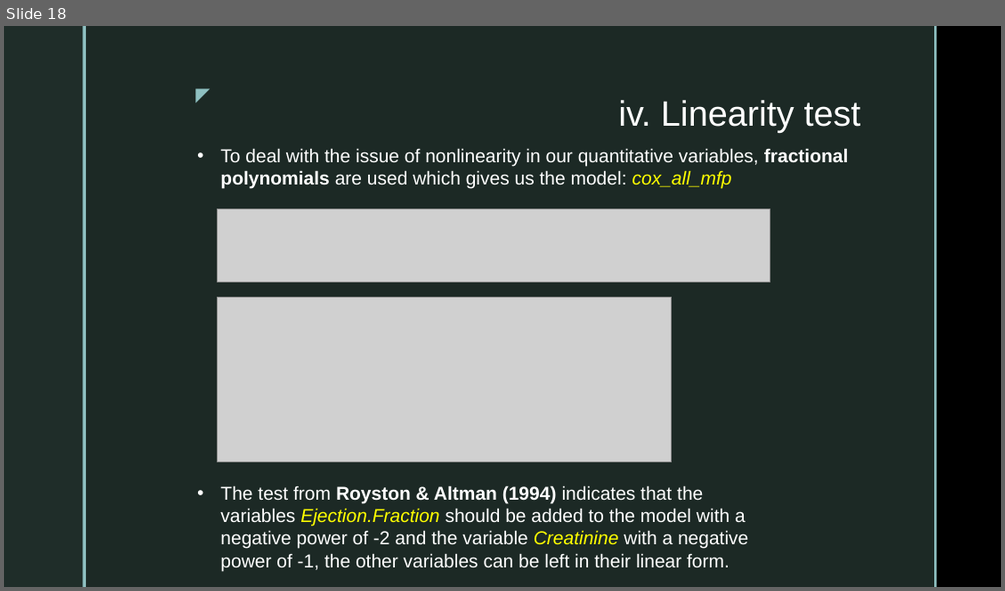
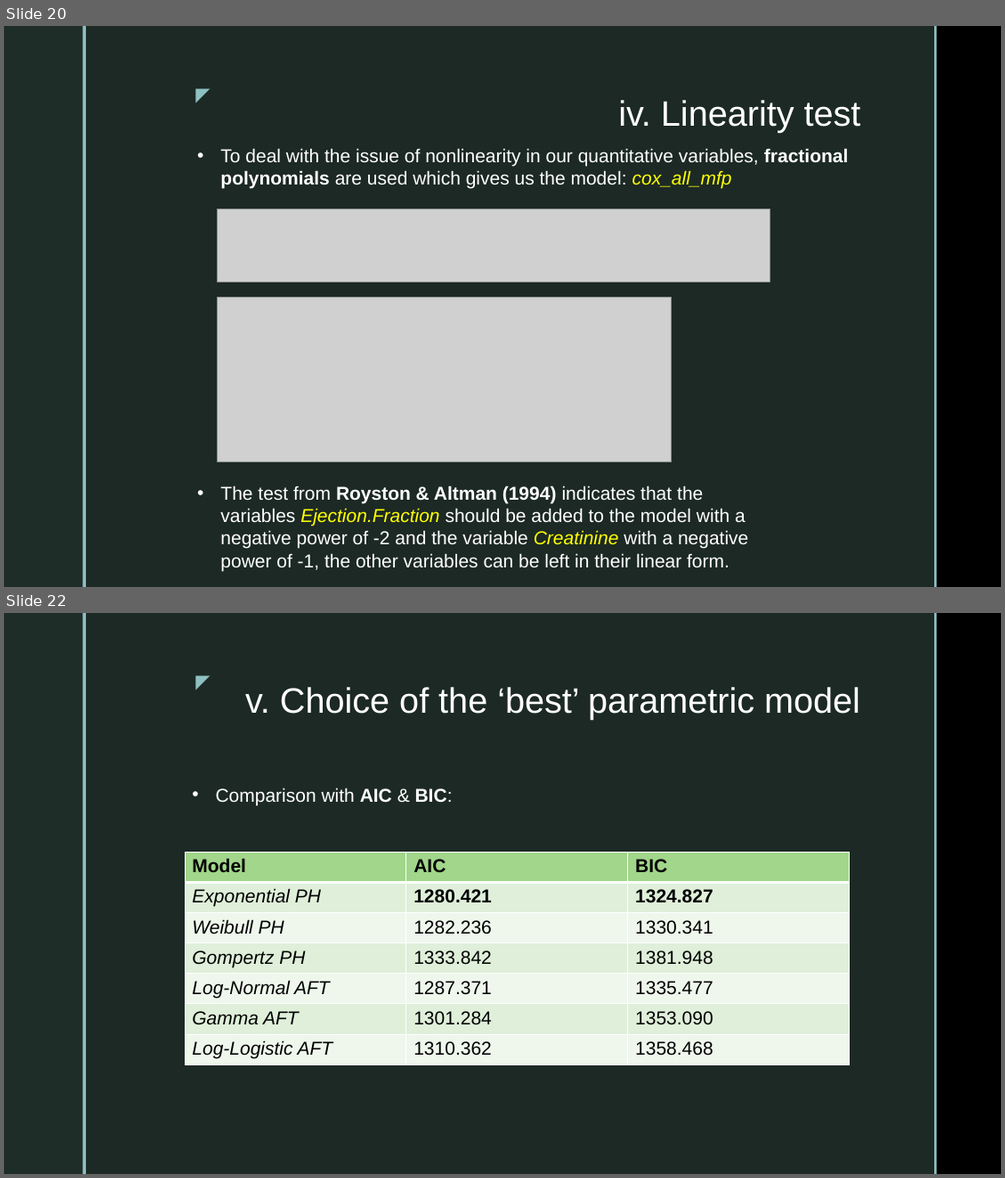
Before and after one commit to SebastianVeuskens/DSA-Project, a slide deck: presentation.pptx. Shown one above the other, each under a label of ours: slide 18 before the commit, slides 20 and 22 after it; the slides between them are not shown. The pictures are 1005x591 and 1005x1178 pixels, drawn with LibreOffice and Linux fonts; fonts in the diff are those of the drawing; grey boxes stand for pictures; background and template pictures are left out. Boxes give left, top, right and bottom in pixels: in the first picture for what was removed or moved away, otherwise in the second. Text is boxed around its words. In the diff, an @@ line names an element or a change of style, - is before the commit and + after.

```diff
--- a/presentation.pptx
+++ b/presentation.pptx
@@ slide 22 added at (x1=4, y1=613, x2=1001, y2=1174), background picture (left out); not listed: 5 template elements that a slide beside it also shows @@
@@ title added at (x1=245, y1=687, x2=860, y2=720), 34 pt, text #FFFFFF @@
+v. Choice of the ‘best’ parametric model
@@ text added at (x1=216, y1=787, x2=453, y2=805), 18 pt, text #FFFFFF @@
+• Comparison with AIC & BIC:
@@ table added at (x1=185, y1=852, x2=849, y2=1064), 7 rows, 3 columns @@
+Model | AIC | BIC
+Exponential PH | 1280.421 | 1324.827
+Weibull PH | 1282.236 | 1330.341
+Gompertz PH | 1333.842 | 1381.948
+Log-Normal AFT | 1287.371 | 1335.477
+Gamma AFT | 1301.284 | 1353.090
+Log-Logistic AFT | 1310.362 | 1358.468
@@ what was slide 18 is now slide 20 @@
```
Also in this commit, not shown: 7 slides changed, 3 other slides added, 11 other files.
